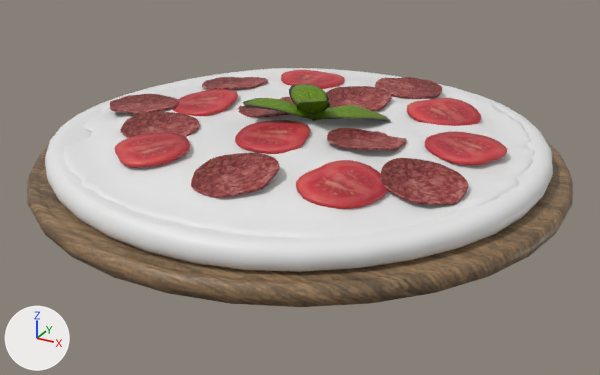
One commit to the glTF model assets/Pizza02/pizza.gltf: the scene before it, then after it.
Rendered twice from a 50 mm camera at (0.432, -0.785, 0.364) aimed at (0.013, -0.023, -0.017). Lighting does not change. The marker at lower left points along +X, +Y and +Z. Vertices at the same position are counted once.

Objects in the first picture: 'Cheese', 'Leaves', 'Pizza', 'Salami', 'Tomatoes', 'Wood_deck'.
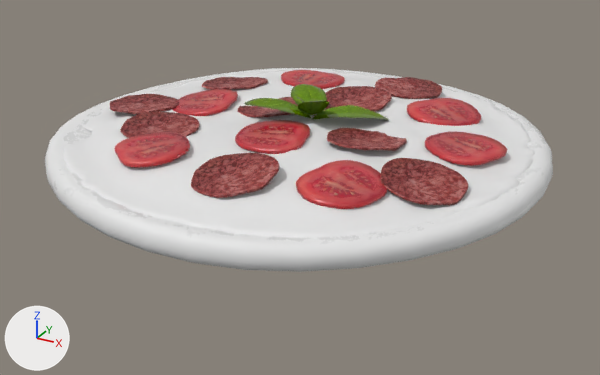
Location of each change, (x1, y1, x2, y2) in pixels of the pictures (600 x 375 px; the box of a moved part takes in the faces that stretch with it):
'Wood_deck', deleted (brown)
    before: (27, 141, 573, 307)
'Leaves', surface changed
    both: (242, 84, 391, 122)
part 1 of me_plane_001, moved or reshaped
    before: (245, 84, 389, 121)
    after: (245, 84, 379, 121)

Edits to the bpy script that builds the scene:
```text
Add img_image:
    img_image = load_image('Image', '../Pizza01/Image.png', 1688, 1125, 'Non-Color')
Change mat_leaf:
    remove # nodes: BsdfPrincipled, OutputMaterial, TexImage
    nodes: BsdfPrincipled, Math x3, OutputMaterial, SeparateColor, TexImage x2
    uses the picture img_image
Change me_plane_001:
    where me_plane_001.from_pydata(...)  # 162 vertices, 192 faces; spans x -0.0655..0.0834, y -0.062..0.0548, z -0.0097..0.0286
    used by ob_leaves; location = (0.009, 0.0151, 0.0616)
    me_plane_001 part 1
    120 faces are deleted
    120 new faces join them
Remove ob_wood_deck:
    ob_wood_deck = bpy.data.objects.new('Wood_deck', me_circle)
    ob_wood_deck.location = (0.001, -0.0004, -0.0051)
```
